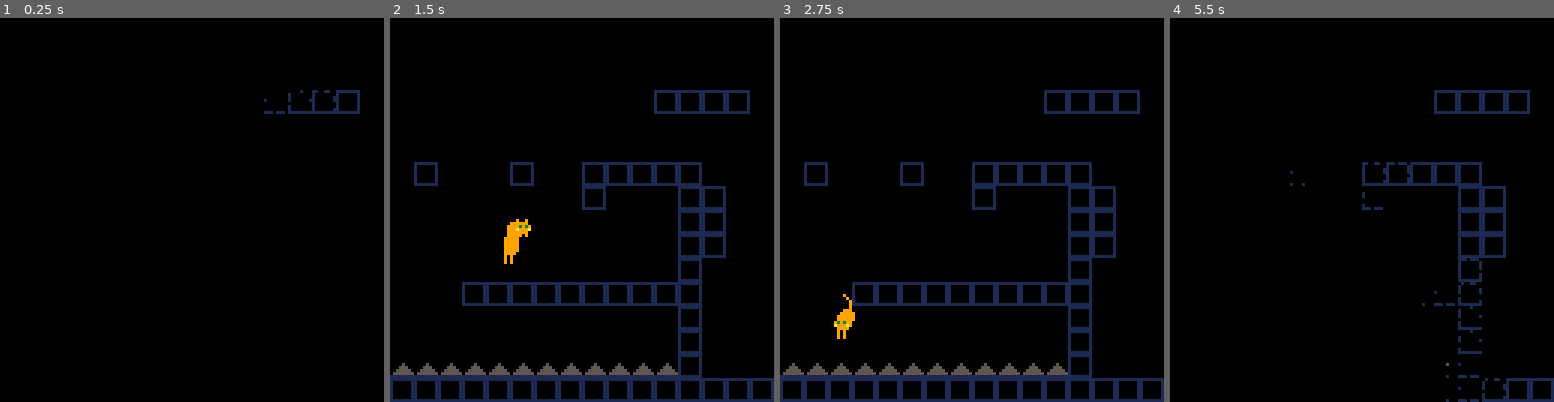
Above: before the commit, frames 1-4 (left to right).
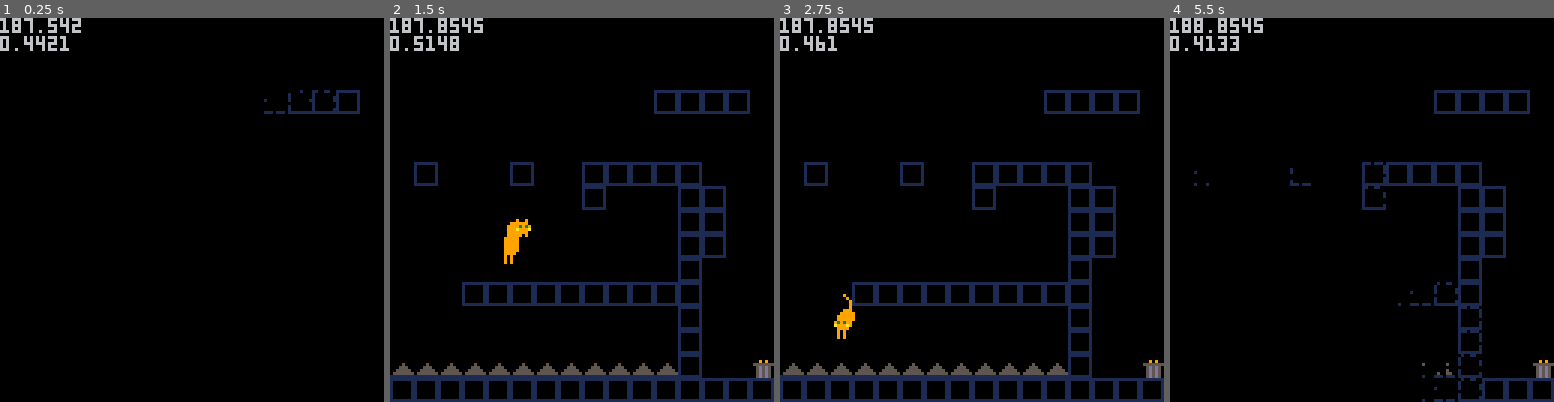
Above: after the commit, the same moments.

Repository: Grouflon/GGJ2021
Game: PICO-8 cartridge cat.p8
The game is run twice, just before and just after one commit, with the same random seed, the same clock (stepped at 60 frames per second) and the same inputs.
Inputs:
- Up to frame 1 (0.25 s): no input
- Up to frame 2 (1.5 s): tap O (Z key) at 0.33, 0.7, 1.43 s
- Up to frame 3 (2.75 s): hold Left 1.97-2.37 s; tap O (Z key) at 2.22 s
- Up to frame 4 (5.5 s): hold Right 2.87-3.53 s; tap O (Z key) at 3.1, 3.98, 4.87 s; hold Right 4.13-4.53 s; hold Left from 5.13 s (still down)

The runs differ from the first frame. In frame 1, 0.7% of the frame differs, in the area x 0-22%, y 0-9%; in frame 2, 1.0%; in frame 3, 0.9%; in frame 4, 1.8%, in the area x 0-100%, y 0-100%.

Commit message:
kittens + level collisions optim

Diff:
--- a/cat.lua
+++ b/cat.lua
@@ -231,7 +231,7 @@
       self.jump_curve_dir = 1
       self.jump_curve_index = 1
       self.grounded = false
-      --log("jump")
+      -- play sfx
     end
 
     if self.jump_buffer > 0 and (self.has_left_wall or self.has_right_wall) then
@@ -302,6 +302,17 @@
       add(level.entities, _e)
       entity_manager.add(_e)
       self.death_emitter.to_spawn = 8
+      -- play sfx
+    end
+
+    local _out_kittens_col = {}
+    if self.can_move and not self.dead and physics.test(self.body, LAYER_KITTEN, _out_kittens_col) then
+      for _i, _k in ipairs(_out_kittens_col) do
+        if not _k.entity.found then
+          _k.entity.found = true
+          -- play sfx
+        end
+      end
     end
 
     if _previous_grounded and not self.grounded then
--- a/cat.p8
+++ b/cat.p8
@@ -15,11 +15,13 @@
 LAYER_WALLS = 0b10
 LAYER_PROBE = 0b100
 LAYER_SPIKES = 0b1000
+LAYER_KITTEN = 0b10000
 
 #include cat.lua
 #include camera.lua
 #include level.lua
 #include blackout.lua
+#include kitten.lua
 #include game.lua
 
 level_list = {
@@ -33,7 +35,7 @@
   poke(0x5F5C, 255) -- set the initial delay before repeating input. 255 means never repeat.
 
   blackout = make_blackout()
-  game.next_level = 1
+  game.next_level = 0
   game:set_state("enter_level")
 end
 
@@ -57,7 +59,7 @@
   --physics.draw(LAYER_WALLS, 12)
   --physics.draw(LAYER_PROBE, 11)
   --physics.draw(LAYER_SPIKES, 15)
-  --physics.draw(LAYER_ENEMY, 14)
+  --physics.draw(LAYER_KITTEN, 14)
 
   camera()
   blackout:draw()
@@ -68,21 +70,22 @@
     end
   end]]--
 
-  --color()
-  --print(stat(0))
+  color()
+  print(stat(0))
+  print(stat(1))
 
   draw_log()
 end
 
 __gfx__
-00000000000000000000000000000000000000000000000000000000000000000099000000000000000000000000000000000000000000000000000000000000
-00000000009009000000000000000000000000000000000000000000000000000099900000c00c00000000000000000000000000000000000000000000000000
-00700700009999000000000000000000000000000000000000000000000000000099909000cccc00000000000000000000000000000000000000000000000000
-0007700009939390009990000000000000000000000000000000000000999000009999900c6cc6c0000000000000000000000000000000000000000000000000
-0007700009a999a00999990000000000000000000000000000000000099999000099393906cccc60000000000000000000000000000000000000000000000000
-0070070000999900009990000009090000009090009090000009090009999000009a999a00cccc00000000000000000000000000000000000000000000000000
-00000000000000000000000000090900000009090909000000090900000000000099999000000000000000000000000000000000000000000000000000000000
-00000000000000000000000000090900000000000000000000000000000000000090000000000000000000000000000000000000000000000000000000000000
+00000000000000000000000000000000000000000000000000000000000000000099000000000000000909000000000000000000000000000000000000000000
+00000000009009000000000000000000000000000000000000000000000000000099900000c00c00000999000009090000000000000000000000000000000000
+00700700009999000000000000000000000000000000000000000000000000000099909000cccc000009e90000099900000909000090090000900900000e0e00
+0007700009939390009990000000000000000000000000000000000000999000009999900c6cc6c0055555550555555505555555009999000099990000eeeee0
+0007700009a999a00999990000000000000000000000000000000000099999000099393906cccc60005d5d50005d5d50005d5d50009ee90000999900000eee00
+0070070000999900009990000009090000009090009090000009090009999000009a999a00cccc00005d5d50005d5d50005d5d50000ee000000990000000e000
+00000000000000000000000000090900000009090909000000090900000000000099999000000000005d5d50005d5d50005d5d50000000000000000000000000
+00000000000000000000000000090900000000000000000000000000000000000090000000000000005d5d50005d5d50005d5d50000000000000000000000000
 00000000000000000000000000000000000000000000000000000000000000000000000000000000000000000000000000000000000000000000000000000000
 00000000000000000000000000000000000000000000000000000000000000000000000000000000000000000000000000000000000000000000000000000000
 00000000000000000000000000000000000000000000000000000000000000000000000000000000000000000000000000000000000000000000000000000000
@@ -100,11 +103,11 @@
 00000000000000000000000000000000000000000000000000000000000000000000000000000000000000000000000000000000000000000000000000000000
 00000000000000000000000000000000000000000000000000000000000000000000000000000000000000000000000000000000000000000000000000000000
 00000000000000000000000000000000000000000000000000000000000000000000000000000000000000000000000000000000000000000000000000000000
-90000000000000000000000000000000000000000000000000000000000000000000000000000000000000000000000000000000000000000000000000000000
-0f090f00000000000000000000000000000000000000000000000000000000000000000000000000000000000000000000000000000000000000000000000000
-f90fff00000000000000000000000000000000000000000000000000000000000000000000000000000000000000000000000000000000000000000000000000
-0f9ffef0000000000000000000000000000000000000000000000000000000000000000000000000000000000000000000000000000000000000000000000000
-00f9ff00000000000000000000000000000000000000000000000000000000000000000000000000000000000000000000000000000000000000000000000000
+00000000000000000000000000000000000000000000000000000000000000000000000000000000000000000000000000000000000000000000000000000000
+00000000000000000000000000000000000000000000000000000000000000000000000000000000000000000000000000000000000000000000000000000000
+00000000000000000000000000000000000000000000000000000000000000000000000000000000000000000000000000000000000000000000000000000000
+00000000000000000000000000000000000000000000000000000000000000000000000000000000000000000000000000000000000000000000000000000000
+00000000000000000000000000000000000000000000000000000000000000000000000000000000000000000000000000000000000000000000000000000000
 00000000000000000000000000000000000000000000000000000000000000000000000000000000000000000000000000000000000000000000000000000000
 00000000000000000000000000000000000000000000000000000000000000000000000000000000000000000000000000000000000000000000000000000000
 11111111000000000000000000000000000000000000000000000000000000000000000000000000000000000000000000000000000000000000000000000000
@@ -123,8 +126,8 @@
 0000000000000000000000000000000000000000000000000000000000000000000000000000000000000000000000000000000000000000000000000000000000000000000000000000000000000000000000000000000000000000000000000000000000000000000000000000000000000000000000000000000000000000
 0000000000000000000000000000000000404040400000000000000000000000000000000000000000000000000000000000000000000000000000000000000000000000000000000000000000000000000000000000000000000000000000000000000000000000000000000000000000000000000000000000000000000000
 0000000000000000000000000000000040000000400000000000000000000000000000000000000000000000000000000000000000000000000000000000000000000000000000000000000000000000000000000000000000000000000000000000000000000000000000000000000000000000000000000000000000000000
-0000000000000000000000000000004040000000400000000000000000000000000000000000000000000000000000000000000000000000000000000000000000000000000000000000000000000000000000000000000000000000000000000000000000000000000000000000000000000000000000000000000000000000
-0000000040404040404040404040404000000000400000404040400000000000000000000000000000000000000000000000000000000000000000000000000000000000000000000000000000000000000000000000000000000000000000000000000000000000000000000000000000000000000000000000000000000000
+00000000000a0000000000000000004040000000400000000000000000000000000000000000000000000000000000000000000000000000000000000000000000000000000000000000000000000000000000000000000000000000000000000000000000000000000000000000000000000000000000000000000000000000
+0040404040404040404040404040404000000000400000404040400000000000000000000000000000000000000000000000000000000000000000000000000000000000000000000000000000000000000000000000000000000000000000000000000000000000000000000000000000000000000000000000000000000000
 0000000000000000000000000000000000000000000000400000000000000000000000000000000000000000000000000000000000000000000000000000000000000000000000000000000000000000000000000000000000000000000000000000000000000000000000000000000000000000000000000000000000000000
 0000000000000000000000000000000000000000000000000000000000000000000000000000000000000000000000000000000000000000000000000000000000000000000000000000000000000000000000000000000000000000000000000000000000000000000000000000000000000000000000000000000000000000
 0000000000000000000000000000000000000000004000000000000000000000000000000000000000000000000000000000000000000000000000000000000000000000000000000000000000000000000000000000000000000000000000000000000000000000000000000000000000000000000000000000000000000000
@@ -139,5 +142,5 @@
 0000004040404040404040404000000040404040404000000000000000000000000000000000000000000000000000000000000000000000000000000000000000000000000000000000000000000000000000000000000000000000000000000000000000000000000000000000000000000000000000000000000000000000
 0000000000000000000000004000000040400000000000000000000000000000000000000000000000000000000000000000000000000000000000000000000000000000000000000000000000000000000000000000000000000000000000000000000000000000000000000000000000000000000000000000000000000000
 0000000000000000000000004000000000400000000000000000000000000000000000000000000000000000000000000000000000000000000000000000000000000000000000000000000000000000000000000000000000000000000000000000000000000000000000000000000000000000000000000000000000000000
-4141414141414141414141414000000000400000000000000000000000000000000000000000000000000000000000000000000000000000000000000000000000000000000000000000000000000000000000000000000000000000000000000000000000000000000000000000000000000000000000000000000000000000
+4141414141414141414141414000000c00400000000000000000000000000000000000000000000000000000000000000000000000000000000000000000000000000000000000000000000000000000000000000000000000000000000000000000000000000000000000000000000000000000000000000000000000000000
 4040404040404040404040404040404040404040404040404040400000000000000000000000000000000000000000000000000000000000000000000000000000000000000000000000000000000000000000000000000000000000000000000000000000000000000000000000000000000000000000000000000000000000
--- a/game.lua
+++ b/game.lua
@@ -30,7 +30,7 @@
 
 game.states.enter_level = {
   enter = function()
-    local _l = level_list[game.next_level]
+    local _l = level_list[game.next_level + 1]
     assert(_l ~= nil)
     game.current_level = game.next_level
     level = make_level(_l[1], _l[2], _l[3], _l[4])
@@ -55,6 +55,21 @@
     local _player = level.player
     if _player.dead then
       game:set_state("dead")
+    else
+      if #level.kittens > 0 then -- if no kitten in the level, you just can't win
+        local _found_all_kittens = true
+        for _i, _k in ipairs(level.kittens) do
+          if not _k.found then
+            _found_all_kittens = false
+            break
+          end
+        end
+
+        if _found_all_kittens then
+          game.next_level = (game.current_level + 1) % #level_list
+          game:set_state("exit_level")
+        end
+      end
     end
   end,
   exit = function()
--- /dev/null
+++ b/kitten.lua
@@ -0,0 +1,37 @@
+-- kitten.lua
+
+KITTEN_ANIMATION = {
+  12, 12, 12, 12, 12, 12, 12, 12, 12, 12, 12, 12, 12, 12, 12, 12, 12, 12, 12, 12, 12, 12, 12, 12, 12, 12, 12, 12, 12, 12, 12, 12, 12, 12, 12, 12, 12, 12, 12, 12, 12, 12,
+  11, 11,
+  10, 10, 10, 10, 10, 10, 10, 10, 10,
+  11, 11,
+}
+
+function make_kitten(_x, _y)
+  local _e = make_entity()
+  _e.body = collider.new(_x, _y, 2, 2, 7, 8, LAYER_KITTEN, _e)
+  _e.animation_index = 0
+  _e.found = false
+
+  _e.start = function(self)
+    physics.register(self.body)
+  end
+  _e.stop = function(self)
+    physics.unregister(self.body)
+  end
+  _e.update = function(self, _dt)
+    self.animation_index = (self.animation_index + 0.25) % #KITTEN_ANIMATION
+  end
+  _e.draw = function(self)
+    local _b = self.body
+    if self.found then
+      renderer.spr(15, _b.x, _b.y - 8, -1)
+      renderer.spr(10, _b.x, _b.y, -1)
+    else
+      renderer.spr(KITTEN_ANIMATION[flr(self.animation_index) + 1], _b.x, _b.y, -1)
+    end
+  end
+  _e.draw_feedback = function(self)
+  end
+  return _e
+end
--- a/level.lua
+++ b/level.lua
@@ -2,16 +2,20 @@
 
 function make_wall(_x, _y, _sprite)
   local _w = make_entity()
-  _w.body = collider.new(_x, _y, 0, 0, 8, 8, LAYER_WALLS, _w)
   _w.sprite = _sprite
+  _w.width = 1
   _w.start = function(self)
+    self.body = collider.new(_x, _y, 0, 0, 8 * self.width, 8, LAYER_WALLS, _w)
     physics.register(self.body)
   end
   _w.stop = function(self)
     physics.unregister(self.body)
+    self.body = nil
   end
   _w.draw = function(self)
-    spr(_sprite, self.body.x, self.body.y)
+    for _i = 0, self.width - 1 do
+      spr(_sprite, self.body.x + _i * 8, self.body.y)
+    end
   end
   return _w
 end
@@ -34,31 +38,54 @@
 function make_level(_x_min, _y_min, _x_max, _y_max)
   local _e = make_entity()
   _e.player = nil
+  _e.kittens = {}
   _e.entities = {}
   _e.x_min, _e.y_min = _x_min, _y_min
   _e.x_max, _e.y_max = _x_max, _y_max
 
   -- generate entities
+  local _current_wall = nil
   for _y = _y_min, _y_max do
-  for _x = _x_min, _x_max do
-    local _spr = mget(_x, _y)
-    local _px, _py = _x * 8, _y * 8
-    local _entity = nil
-    if _spr == 0 then
-      -- nop
-    elseif _spr == 1 then -- cat
-      _entity = make_cat(_px, _py)
-      _e.player = _entity
-    elseif _spr == 65 then
-      _entity = make_spike(_px, _py)
-    elseif fget(_spr, 0) == true then -- wall
-      _entity = make_wall(_px, _py, _spr)
+    for _x = _x_min, _x_max do
+      local _spr = mget(_x, _y)
+      local _px, _py = _x * 8, _y * 8
+
+      if fget(_spr, 0) == true then -- wall
+        if _current_wall then
+          _current_wall.width = _current_wall.width + 1
+        else
+          _current_wall = make_wall(_px, _py, _spr)
+        end
+      else
+        if _current_wall then
+          add(_e.entities, _current_wall)
+          _current_wall = nil
+        end
+
+        local _entity = nil
+        if _spr == 0 then
+          -- nop
+        elseif _spr == 1 then -- cat
+          _e.player = make_cat(_px, _py)
+        elseif _spr == 65 then
+          _entity = make_spike(_px, _py)
+        elseif _spr >= 10 and _spr <= 12 then
+          _entity = make_kitten(_px, _py)
+          add(_e.kittens, _entity)
+        end
+
+        if _entity ~= nil then
+          add(_e.entities, _entity)
+        end
+      end
     end
-    if _entity ~= nil then
-      add(_e.entities, _entity)
+    if _current_wall then
+      add(_e.entities, _current_wall)
+      _current_wall = nil
     end
   end
-  end
+
+  add(_e.entities, _e.player) -- we add player after all the LD to control update order
 
   --bounds walls
   local _left = _x_min * 8
Not shown, changed: TODO.txt
